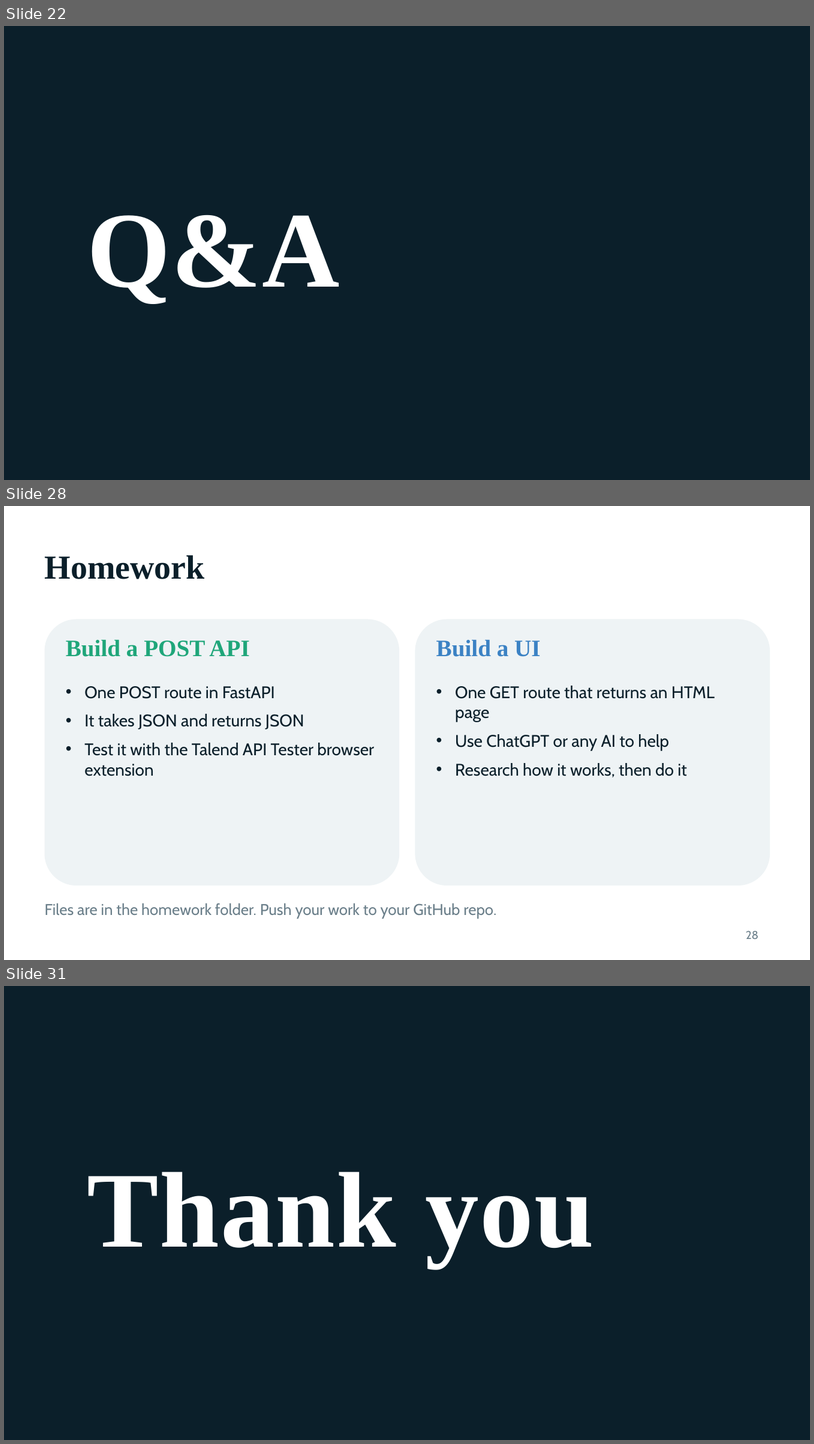
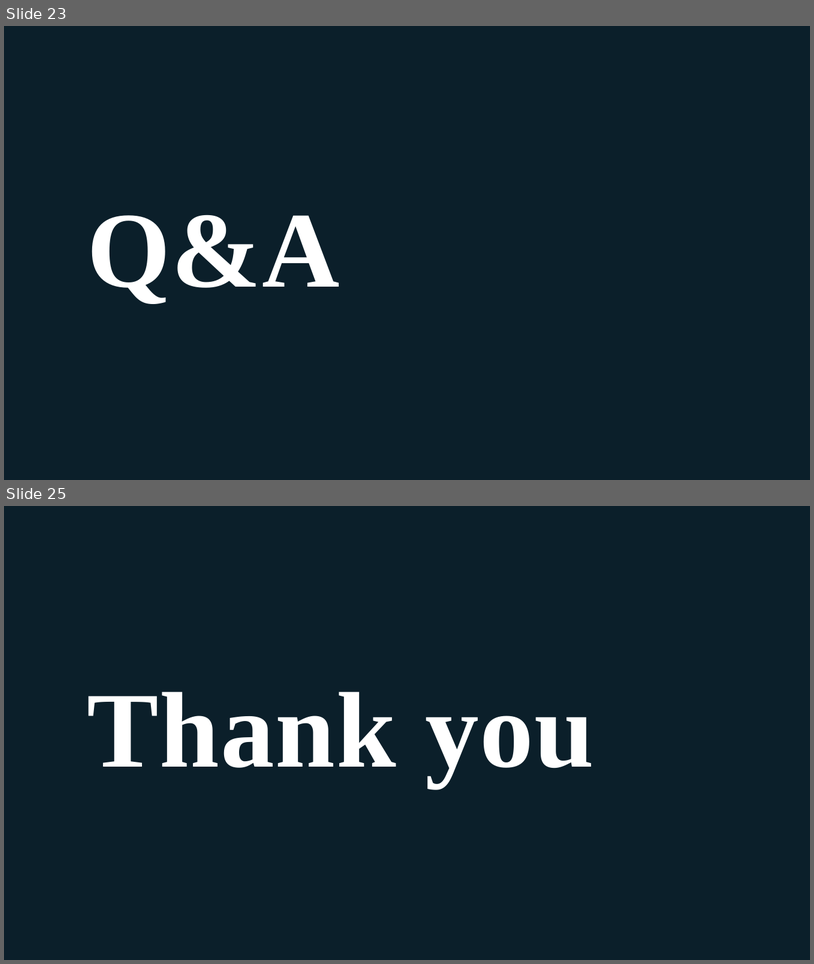
Before and after one commit to VishwasVK07/BFA, a slide deck: class-2/docs/class-2-slides.pptx. Shown one above the other, each under a label of ours: slides 22, 28 and 31 before the commit, slides 23 and 25 after it; the slides between them are not shown. The pictures are 814x1444 and 814x964 pixels, drawn with LibreOffice and Linux fonts; fonts in the diff are those of the drawing; background and template pictures are left out. Boxes give left, top, right and bottom in pixels: in the first picture for what was removed or moved away, otherwise in the second. Text is boxed around its words. In the diff, an @@ line names an element or a change of style, - is before the commit and + after.

```diff
--- a/class-2/docs/class-2-slides.pptx
+++ b/class-2/docs/class-2-slides.pptx
@@ slide 28 removed at bbox=[4, 506, 810, 960], background #FFFFFF @@
@@ text removed at bbox=[45, 555, 205, 579] @@
-Homework
@@ rounded rectangle removed at bbox=[45, 619, 399, 885] @@
@@ rounded rectangle removed at bbox=[416, 619, 770, 885] @@
@@ text removed at bbox=[66, 639, 249, 657] @@
-Build a POST API
@@ text removed at bbox=[437, 640, 541, 657] @@
-Build a UI
@@ text removed at bbox=[455, 685, 715, 750] @@
-• One GET route that returns an HTML page
-• Use ChatGPT or any AI to help
-• Research how it works, then do it
@@ text removed at bbox=[84, 686, 374, 776] @@
-• One POST route in FastAPI
-• It takes JSON and returns JSON
-• Test it with the Talend API Tester browser extension
@@ text removed at bbox=[45, 903, 497, 918] @@
-Files are in the homework folder. Push your work to your GitHub repo.
@@ text removed at bbox=[746, 930, 759, 939] @@
-28
@@ what was slide 22 is now slide 23 @@
@@ what was slide 31 is now slide 25 @@
```
Also in this commit, not shown: 4 slides changed, 1 slide added, 6 other slides removed, 9 other files.
